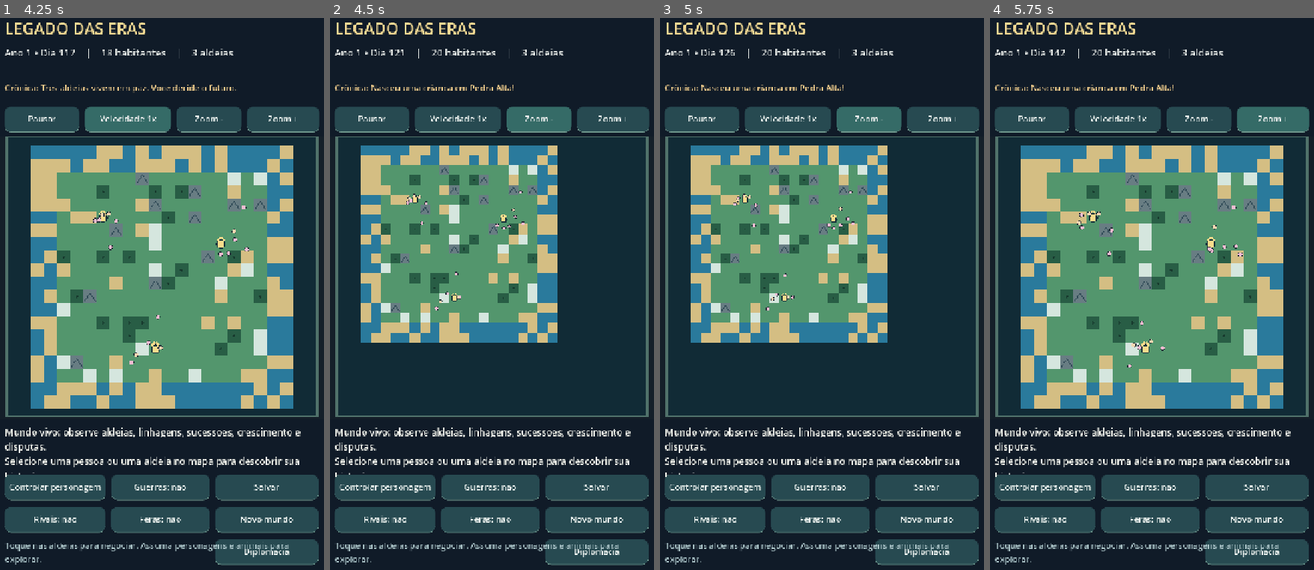
Above: before the commit, frames 1-4 (left to right).
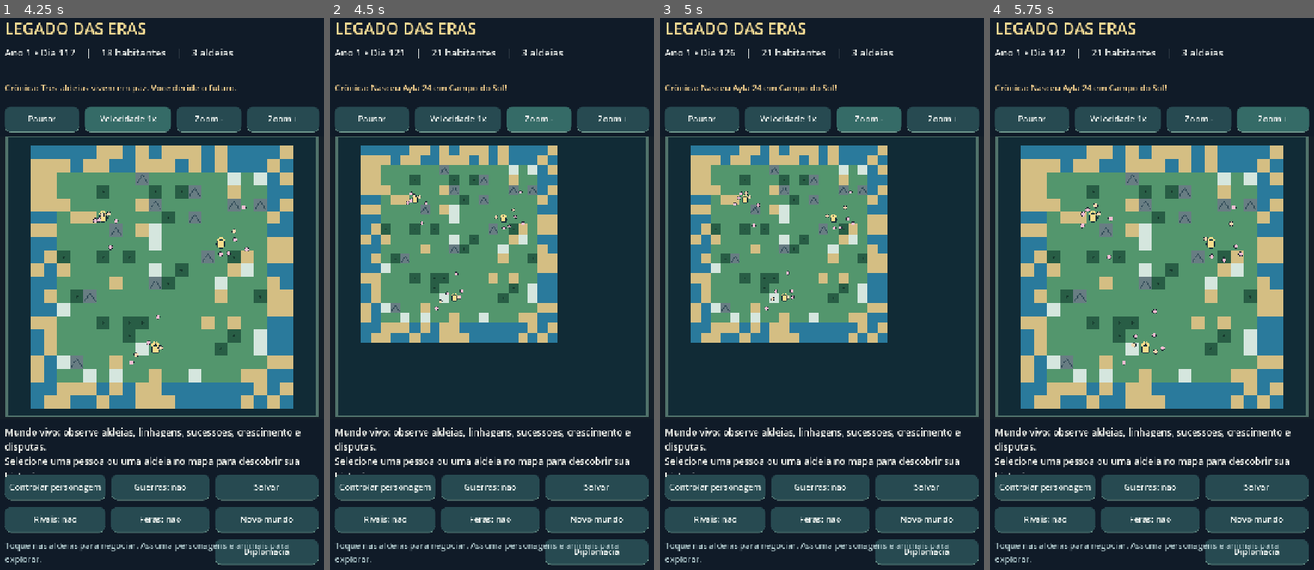
Above: after the commit, the same moments.

Repository: contateste123455667788994321-max/legados-das-eras
Game: Godot game, scene res://scenes/Main.tscn
The game is run twice, just before and just after one commit, with the same random seed, the same clock (stepped at 60 frames per second) and the same inputs.
Inputs:
- Up to frame 1 (4.25 s): click "Pausar" at 0.5 s; click "Retomar" at 1.25 s; click "Velocidade 1x" at 2 s; click "Velocidade 2x" at 2.75 s; click "Velocidade 4x" at 3.5 s
- Up to frame 2 (4.5 s): click "Zoom -" at 4.25 s
- Up to frame 3 (5 s): no input
- Up to frame 4 (5.75 s): click "Zoom +" at 5 s

Frame 1 is identical in both runs. In frame 2, 0.3% of the frame differs, in the area x 22-57%, y 5-50%; in frame 3, 0.3%; in frame 4, 0.5%, in the area x 22-79%, y 5-64%.

Commit message:
feat: make childbirth depend on valid living parent couples and family lineage

Diff:
--- a/scripts/world.gd
+++ b/scripts/world.gd
@@ -81,11 +81,29 @@
 			town["leader"] = person_id
 			var ruler: Dictionary = get_person(person_id)
 			ruler["role"] = "Rei" if int(ruler["gender"]) == 0 else "Rainha"
-	# Set one pair of parents for starting children.
-	var first: Dictionary = people[people.size() - 6]
-	var second: Dictionary = people[people.size() - 5]
-	first["partner"] = second["id"]
-	second["partner"] = first["id"]
+	# Cada aldeia nasce com um casal adulto e linhagens consistentes.
+	var men: Array = []
+	var women: Array = []
+	for i in range(people.size() - 6, people.size()):
+		var settler: Dictionary = people[i]
+		if int(settler["gender"]) == 0:
+			men.append(settler)
+		else:
+			women.append(settler)
+	if men.is_empty():
+		var first_man: Dictionary = people[people.size() - 6]
+		first_man["gender"] = 0
+		men.append(first_man)
+	if women.is_empty():
+		var first_woman: Dictionary = people[people.size() - 5]
+		first_woman["gender"] = 1
+		women.append(first_woman)
+	var father: Dictionary = men[0]
+	var mother: Dictionary = women[0]
+	father["partner"] = mother["id"]
+	mother["partner"] = father["id"]
+	var ruler: Dictionary = get_person(int(town["leader"]))
+	ruler["role"] = "Rei" if int(ruler["gender"]) == 0 else "Rainha"
 
 func make_person(town_id: int, x: float, y: float, age: int = 20, father: int = 0, mother: int = 0) -> int:
 	var person_id := new_id()
@@ -214,25 +232,41 @@
 
 func _new_children() -> void:
 	for town in towns:
-		if active_population(int(town["id"])) >= 24 or float(town["food"]) < 8.0:
-			continue
-		var adults: Array = []
-		for p in people:
-			if bool(p["alive"]) and int(p["town"]) == int(town["id"]) and float(p["age"]) >= 18.0 and float(p["age"]) < 52.0:
-				adults.append(p)
-		if adults.size() < 2:
-			continue
-		var parent_a: Dictionary = adults[rng.randi_range(0, adults.size() - 1)]
-		var parent_b: Dictionary = adults[rng.randi_range(0, adults.size() - 1)]
-		if int(parent_a["id"]) == int(parent_b["id"]):
-			continue
-		parent_a["partner"] = parent_b["id"]
-		parent_b["partner"] = parent_a["id"]
-		var father_id := int(parent_a["id"]) if int(parent_a["gender"]) == 0 else int(parent_b["id"])
-		var mother_id := int(parent_b["id"]) if int(parent_a["gender"]) == 0 else int(parent_a["id"])
-		make_person(int(town["id"]), float(town["x"]) + rng.randf_range(-0.8, 0.8), float(town["y"]) + rng.randf_range(-0.8, 0.8), 0, father_id, mother_id)
+		var town_id: int = int(town["id"])
+		if active_population(town_id) >= 24 or float(town["food"]) < 8.0:
+			continue
+		var mothers: Array = []
+		for candidate in people:
+			if not bool(candidate["alive"]) or int(candidate["town"]) != town_id:
+				continue
+			if int(candidate["gender"]) != 1 or float(candidate["age"]) < 18.0 or float(candidate["age"]) > 44.0:
+				continue
+			var partner: Dictionary = get_person(int(candidate["partner"]))
+			if partner.is_empty() or not bool(partner["alive"]):
+				continue
+			if int(partner["town"]) != town_id or int(partner["gender"]) != 0:
+				continue
+			if float(partner["age"]) < 18.0 or float(partner["age"]) > 65.0:
+				continue
+			if int(partner["partner"]) != int(candidate["id"]):
+				continue
+			# Evita que pais e filhos ou irmaos de sangue formem um casal reprodutivo.
+			if int(partner["father"]) == int(candidate["id"]) or int(partner["mother"]) == int(candidate["id"]):
+				continue
+			if int(candidate["father"]) == int(partner["id"]) or int(candidate["mother"]) == int(partner["id"]):
+				continue
+			if int(candidate["father"]) > 0 and int(candidate["father"]) == int(partner["father"]):
+				continue
+			if int(candidate["mother"]) > 0 and int(candidate["mother"]) == int(partner["mother"]):
+				continue
+			mothers.append(candidate)
+		if mothers.is_empty():
+			continue
+		var mother: Dictionary = mothers[rng.randi_range(0, mothers.size() - 1)]
+		var father: Dictionary = get_person(int(mother["partner"]))
+		var baby_id: int = make_person(town_id, float(town["x"]) + rng.randf_range(-0.8, 0.8), float(town["y"]) + rng.randf_range(-0.8, 0.8), 0, int(father["id"]), int(mother["id"]))
 		town["food"] = float(town["food"]) - 5.0
-		news = "Nasceu uma crianca em " + str(town["name"]) + "!"
+		news = "Nasceu " + str(get_person(baby_id)["name"]) + " em " + str(town["name"]) + "!"
 
 func active_population(town_id: int) -> int:
 	var total := 0
